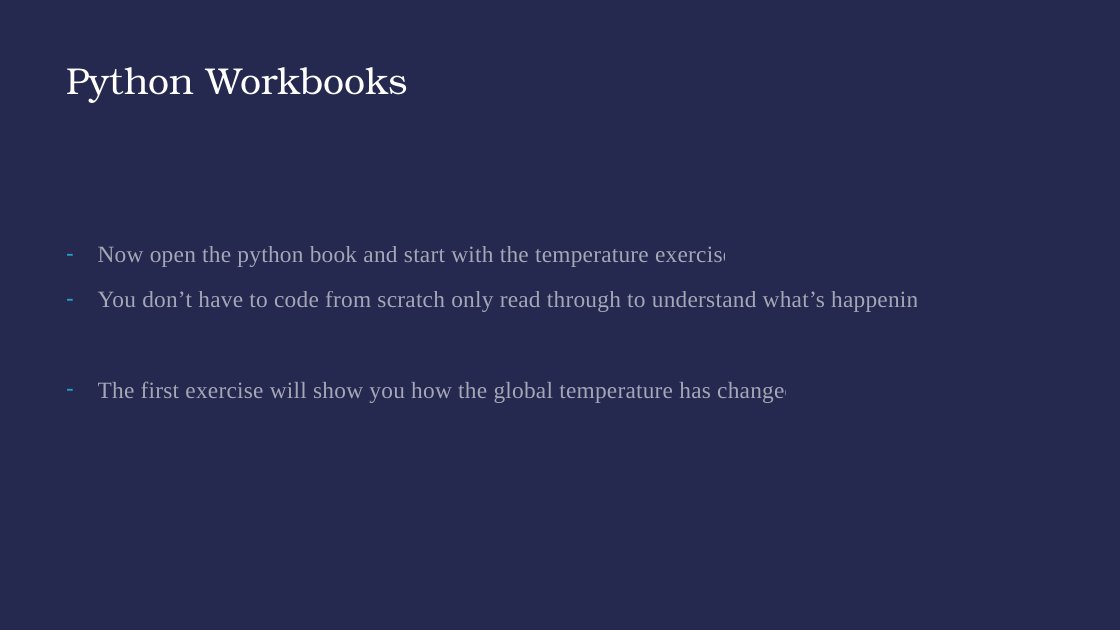
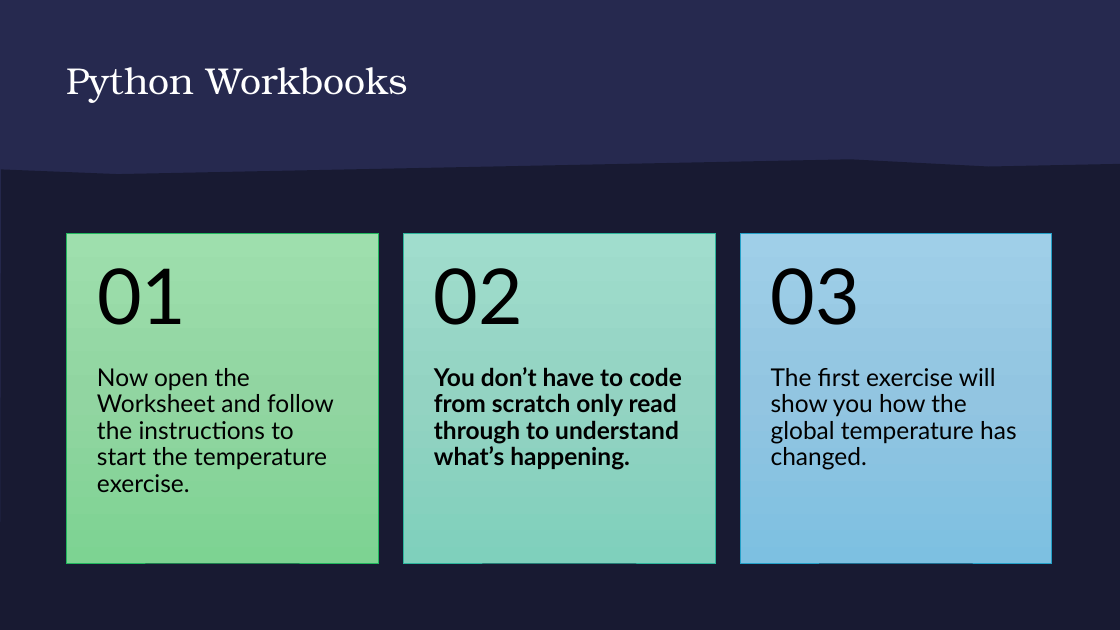
Before and after one commit to nokeeffe2013/Engage-Science-Compsci, a slide deck: slide 6 of Engage_Lesson4/lesson4_climate_slides.pptx (slide 5 before the commit). Drawn at 1120x630 pixels with LibreOffice and Linux fonts; fonts in the diff are those of the drawing. Boxes give left, top, right and bottom in pixels: in the first picture for what was removed or moved away, otherwise in the second. Text is boxed around its words. In the diff, an @@ line names an element or a change of style, - is before the commit and + after.

```diff
--- a/Engage_Lesson4/lesson4_climate_slides.pptx
+++ b/Engage_Lesson4/lesson4_climate_slides.pptx
@@ rectangle removed at (0,0,1120,630) @@
@@ rectangle added at (0,0,1120,630), fill #26294F @@
@@ freeform shape added at (0,160,1120,630), fill #181A32 @@
@@ text removed at (98,246,936,403) @@
-– Now open the python book and start with the temperature exercise.
-– You don’t have to code from scratch only read through to understand what’s happening.
-– The first exercise will show you how the global temperature has changed.
@@ group added at (66,234,1052,563): 6 texts, 3 rectangles @@
+Now open the Worksheet and follow the instructions to start the temperature exercise.
+01
+You don’t have to code from scratch only read through to understand what’s happening.
+02
+The first exercise will show you how the global temperature has changed.
+03
```
Also in this commit, not shown: 6 other slides changed, 2 slides added, 1 slide removed, 3 other files.
